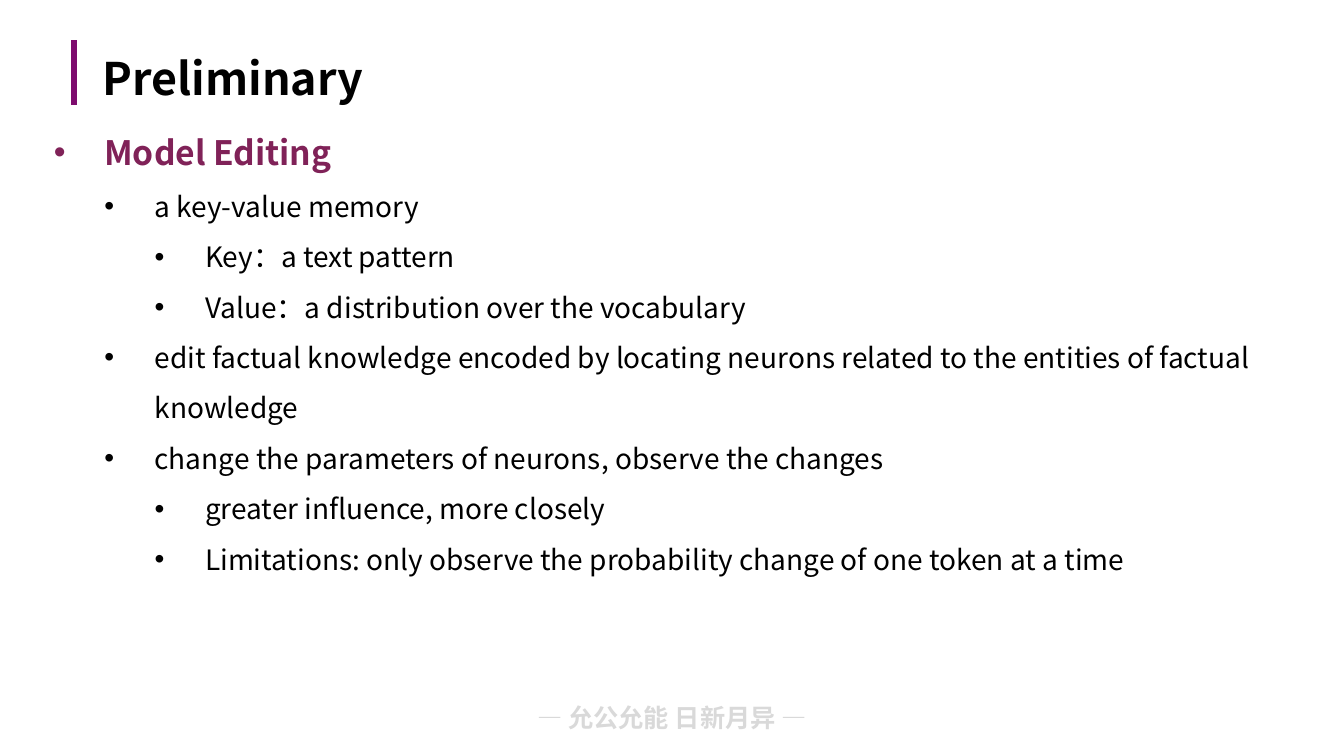
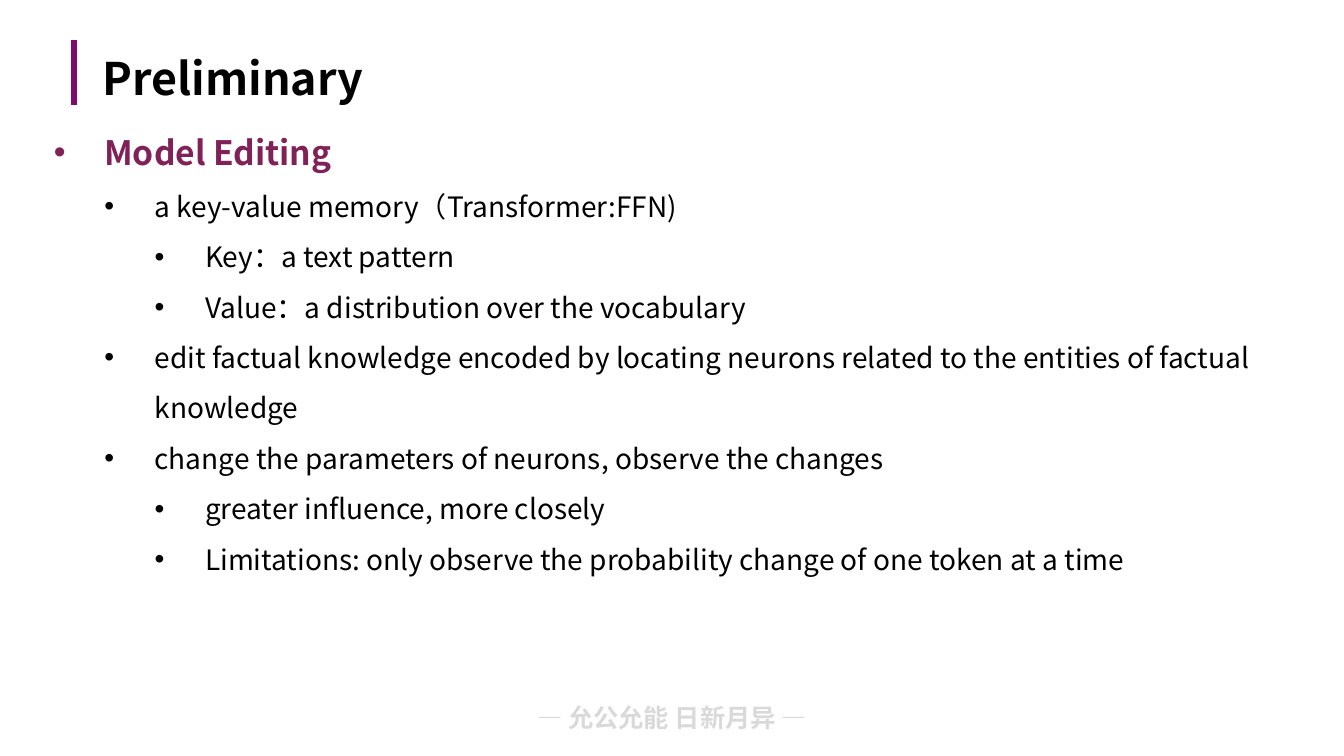
Before and after one commit to lxmliu2002/Data_Security, a slide deck: slide 7 of lab7/report/slides.pptx. Drawn at 1344x756 pixels with LibreOffice and Linux fonts; fonts in the diff are those of the drawing; background and template pictures are left out. Boxes give left, top, right and bottom in pixels: in the first picture for what was removed or moved away, otherwise in the second. Text is boxed around its words. In the diff, an @@ line names an element or a change of style, - is before the commit and + after.

```diff
--- a/lab7/report/slides.pptx
+++ b/lab7/report/slides.pptx
@@ text at (x1=155, y1=193, x2=677, y2=224): text changed @@
-  • a key-value memory
+  • a key-value memory（Transformer:FFN)
```
Also in this commit, not shown: 3 other slides changed.
